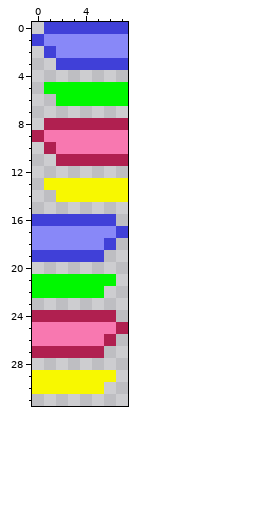
One commit to this pixel-art sprite: graphics/npc/npc-266.png. The first picture shows the starting point.
The file is 16x64 pixels, drawn in blocks of 2x2; one block is one cell here.
The same view after the edit:
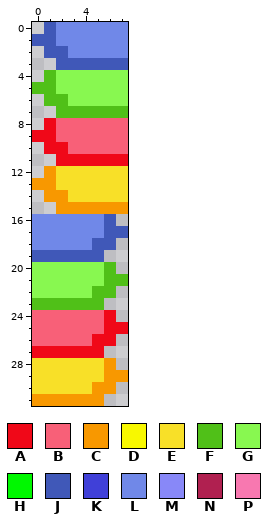
Palette (. is transparent): A #f00818  B #f86078  C #f89800  D #f8f800  E #f8e028  F #50c018  G #88f850  H #00f800  J #4058b8  K #4040d8  L #7088e8  M #8888f8  N #b02050  P #f878b0
What changed:
Changed rows in their new state; - is an unchanged pixel.
first column x 0:
 0 -JLLLLLL
 1 JJLLLLLL
 2 -JJLLLLL
 3 --JJJJJJ
 4 -FGGGGGG
 5 FFGGGGGG
 6 -FFGGGGG
 7 --FFFFFF
 8 -ABBBBBB
 9 AABBBBBB
10 -AABBBBB
11 --AAAAAA
12 -CEEEEEE
13 CCEEEEEE
14 -CCEEEEE
15 --CCCCCC
16 LLLLLLJ-
17 LLLLLLJJ
18 LLLLLJJ-
19 JJJJJJ--
20 GGGGGGF-
21 GGGGGGFF
22 GGGGGFF-
23 FFFFFF--
24 BBBBBBA-
25 BBBBBBAA
26 BBBBBAA-
27 AAAAAA--
28 EEEEEEC-
29 EEEEEECC
30 EEEEECC-
31 CCCCCC--
Boxes around the changes in both pictures, in picture pixels (x1, y1, x2, y2):
changed: (32, 22, 128, 406)
